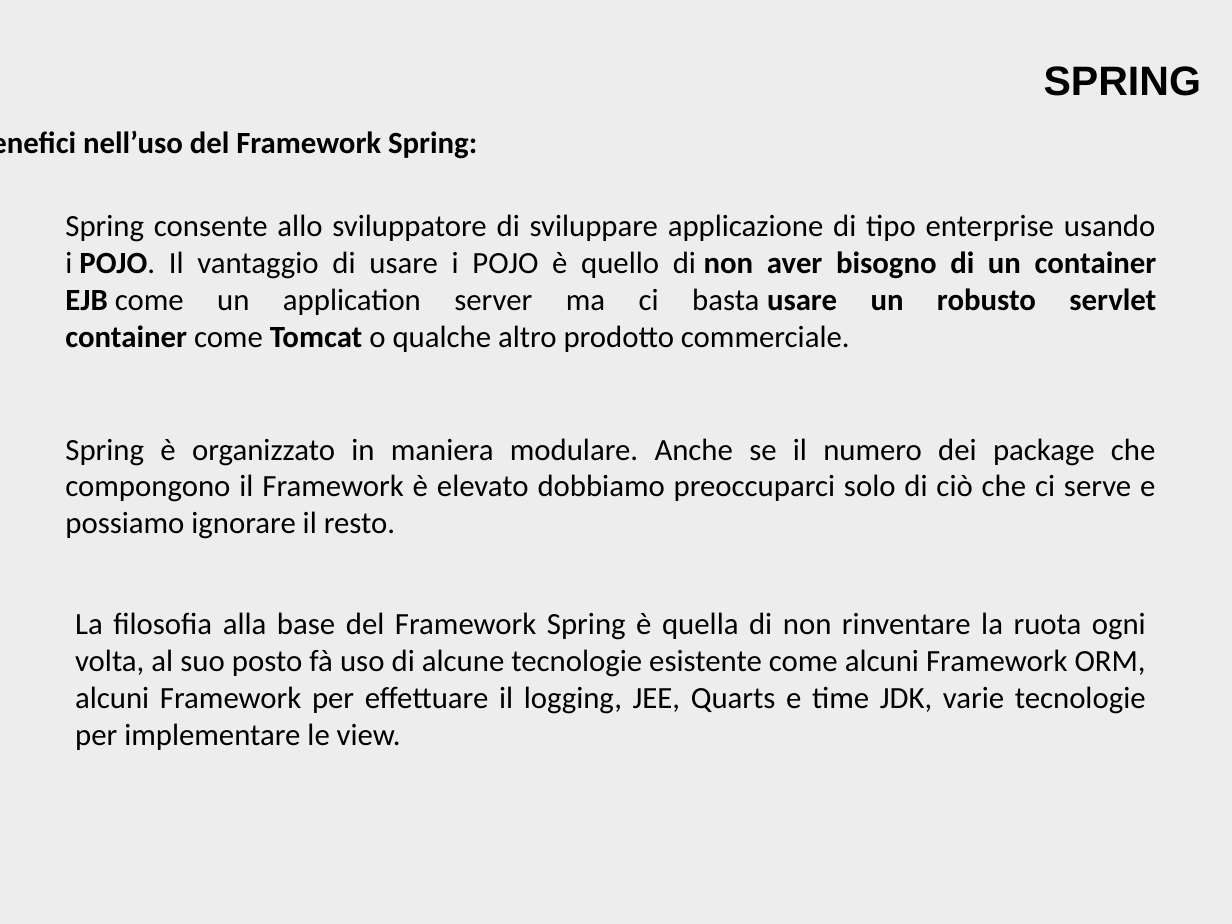
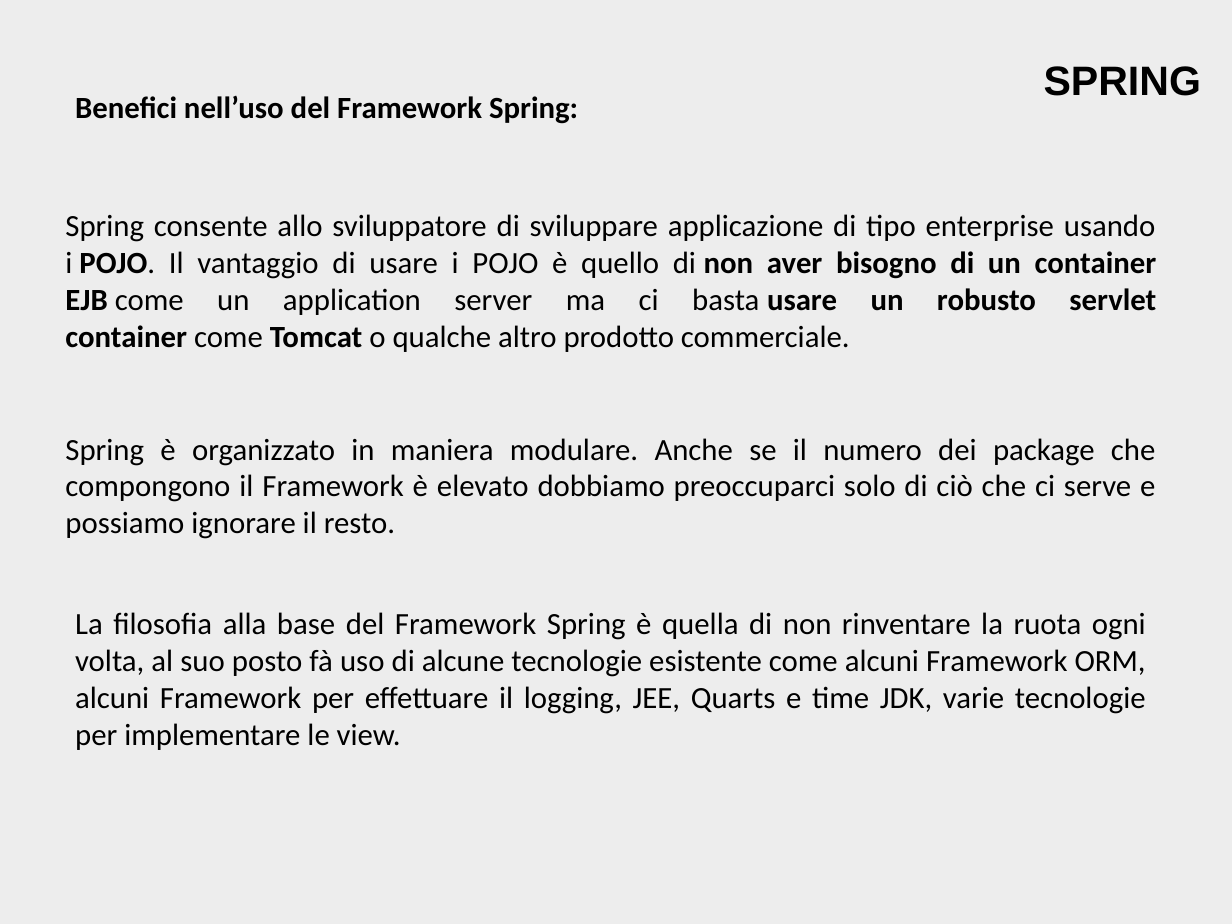
Before and after one commit to corso-sincrono/masterJava, a slide deck: slide 3 of Formazione-spring-core.pptx. Drawn at 1232x924 pixels with LibreOffice and Linux fonts; fonts in the diff are those of the drawing; background and template pictures are left out. Boxes give left, top, right and bottom in pixels: in the first picture for what was removed or moved away, otherwise in the second. Text is boxed around its words. In the diff, an @@ line names an element or a change of style, - is before the commit and + after.

```diff
--- a/Formazione-spring-core.pptx
+++ b/Formazione-spring-core.pptx
@@ text "Benefici nell’uso del Framework Spring:" rewrapped from (x1=83, y1=130, x2=477, y2=159) to (x1=75, y1=95, x2=578, y2=124) @@
```
Also in this commit, not shown: 2 other slides changed.
